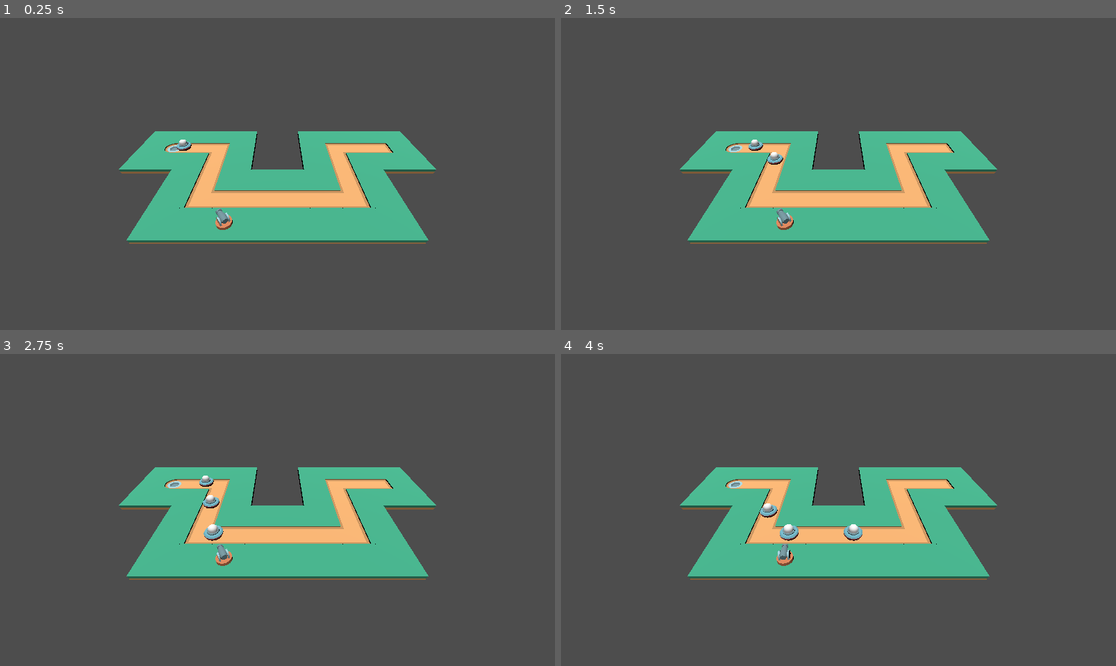
Above: before the commit, frames 1-4 (two rows, left to right).
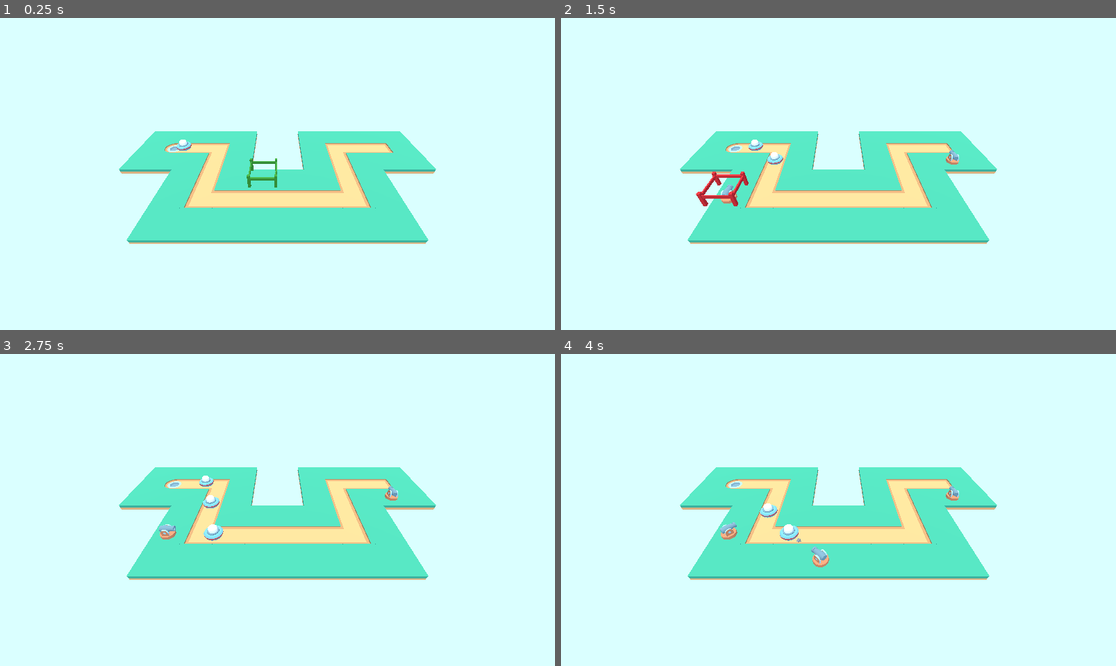
Above: after the commit, the same moments.

Repository: pacotoh/tower-defense
Game: Godot game, scene res://scenes/world.tscn
Same seed, same stepped clock (60 frames per second), same inputs: the game is played once before the commit and once after it.
Inputs (mouse positions are in pixels of both pictures, inside the frame that each line leads up to):
- Up to frame 1 (0.25 s): no input
- Up to frame 2 (1.5 s): move the mouse to (960, 158) at 0.52 s; click (960, 158) at 0.6 s; move the mouse to (727, 189) at 1.27 s; click (727, 189) at 1.35 s
- Up to frame 3 (2.75 s): move the mouse to (333, 441) at 2.02 s; click (333, 441) at 2.1 s
- Up to frame 4 (4 s): move the mouse to (810, 572) at 2.77 s; click (810, 572) at 2.85 s; move the mouse to (1005, 556) at 3.52 s; click (1005, 556) at 3.6 s

The runs differ from the first frame. In frame 1, 100% of the frame differs, in the area x 0-100%, y 0-100%; in frame 2, 100%; in frame 3, 100%; in frame 4, 100%.

Commit message:
Cannon indicator and creation by clicking

Diff:
--- /dev/null
+++ b/assets/materials/green.tres
@@ -0,0 +1,6 @@
+[gd_resource type="StandardMaterial3D" format=3 uid="uid://bmigxqnddinb0"]
+
+[resource]
+albedo_color = Color(0.231466, 0.563672, 0.190499, 1)
+emission = Color(1, 1, 1, 1)
+emission_energy_multiplier = 0.31
--- /dev/null
+++ b/assets/materials/red.tres
@@ -0,0 +1,6 @@
+[gd_resource type="StandardMaterial3D" format=3 uid="uid://b1p6lrnv0gqir"]
+
+[resource]
+albedo_color = Color(0.858833, 0.170576, 0.184046, 1)
+emission = Color(1, 1, 1, 1)
+emission_energy_multiplier = 0.31
--- a/project.godot
+++ b/project.godot
@@ -15,6 +15,18 @@
 config/features=PackedStringArray("4.2", "GL Compatibility")
 config/icon="res://icon.svg"
 
+[autoload]
+
+Global="*res://scripts/global.gd"
+
+[input]
+
+left_click={
+"deadzone": 0.5,
+"events": [Object(InputEventMouseButton,"resource_local_to_scene":false,"resource_name":"","device":-1,"window_id":0,"alt_pressed":false,"shift_pressed":false,"ctrl_pressed":false,"meta_pressed":false,"button_mask":0,"position":Vector2(0, 0),"global_position":Vector2(0, 0),"factor":1.0,"button_index":1,"canceled":false,"pressed":false,"double_click":false,"script":null)
+]
+}
+
 [rendering]
 
 renderer/rendering_method="gl_compatibility"
--- a/scenes/tiles/corner_square_tile.tscn
+++ b/scenes/tiles/corner_square_tile.tscn
@@ -5,7 +5,7 @@
 [sub_resource type="ConcavePolygonShape3D" id="ConcavePolygonShape3D_ps2x8"]
 data = PackedVector3Array(0.5, 0, -0.5, -0.5, 0, 0.5, 0.5, 0, 0.5, -0.5, 0, 0.5, 0.5, 0, -0.5, -0.5, 0, -0.5, 0.5, 0, - …(830 unchanged characters)…
 
-[node name="CornerSquareTile" type="StaticBody3D"]
+[node name="CornerSquareTile" type="StaticBody3D" groups=["Path"]]
 transform = Transform3D(1, 0, 0, 0, 1, 0, 0, 0, 1, 0.5, 0, 0.5)
 
 [node name="CollisionShape3D" type="CollisionShape3D" parent="."]
--- a/scenes/tiles/dirt_tile.tscn
+++ b/scenes/tiles/dirt_tile.tscn
@@ -8,7 +8,7 @@
 [node name="DirtTile" type="StaticBody3D"]
 transform = Transform3D(1, 0, 0, 0, 1, 0, 0, 0, 1, 0.5, 0, 0.5)
 
-[node name="CollisionShape3D" type="CollisionShape3D" parent="."]
+[node name="CollisionShape3D" type="CollisionShape3D" parent="." groups=["Path"]]
 shape = SubResource("ConcavePolygonShape3D_ps2x8")
 
 [node name="Tile" type="MeshInstance3D" parent="."]
--- a/scenes/tiles/end_round_spawn_tile.tscn
+++ b/scenes/tiles/end_round_spawn_tile.tscn
@@ -5,7 +5,7 @@
 [sub_resource type="ConcavePolygonShape3D" id="ConcavePolygonShape3D_ps2x8"]
 data = PackedVector3Array(0.5, 0, -0.5, -0.5, 0, 0.5, 0.5, 0, 0.5, -0.5, 0, 0.5, 0.5, 0, -0.5, -0.5, 0, -0.5, 0.5, 0, - …(830 unchanged characters)…
 
-[node name="EndRoundSpawnTile" type="StaticBody3D"]
+[node name="EndRoundSpawnTile" type="StaticBody3D" groups=["Path"]]
 transform = Transform3D(1, 0, 0, 0, 1, 0, 0, 0, 1, 0.5, 0, 0.5)
 
 [node name="CollisionShape3D" type="CollisionShape3D" parent="."]
--- a/scenes/tiles/end_tile.tscn
+++ b/scenes/tiles/end_tile.tscn
@@ -5,7 +5,7 @@
 [sub_resource type="ConcavePolygonShape3D" id="ConcavePolygonShape3D_ps2x8"]
 data = PackedVector3Array(0.5, 0, -0.5, -0.5, 0, 0.5, 0.5, 0, 0.5, -0.5, 0, 0.5, 0.5, 0, -0.5, -0.5, 0, -0.5, 0.5, 0, - …(830 unchanged characters)…
 
-[node name="EndTile" type="StaticBody3D"]
+[node name="EndTile" type="StaticBody3D" groups=["Path"]]
 transform = Transform3D(1, 0, 0, 0, 1, 0, 0, 0, 1, 0.5, 0, 0.5)
 
 [node name="CollisionShape3D" type="CollisionShape3D" parent="."]
--- a/scenes/tiles/grass_tile.tscn
+++ b/scenes/tiles/grass_tile.tscn
@@ -5,7 +5,7 @@
 [sub_resource type="ConcavePolygonShape3D" id="ConcavePolygonShape3D_ps2x8"]
 data = PackedVector3Array(0.5, 0, -0.5, -0.5, 0, 0.5, 0.5, 0, 0.5, -0.5, 0, 0.5, 0.5, 0, -0.5, -0.5, 0, -0.5, 0.5, 0, - …(830 unchanged characters)…
 
-[node name="GrassTile" type="StaticBody3D"]
+[node name="GrassTile" type="StaticBody3D" groups=["Empty"]]
 transform = Transform3D(1, 0, 0, 0, 1, 0, 0, 0, 1, 0.5, 0, 0.5)
 
 [node name="CollisionShape3D" type="CollisionShape3D" parent="."]
--- a/scenes/tiles/straight_tile.tscn
+++ b/scenes/tiles/straight_tile.tscn
@@ -5,7 +5,7 @@
 [sub_resource type="ConcavePolygonShape3D" id="ConcavePolygonShape3D_ps2x8"]
 data = PackedVector3Array(0.5, 0, -0.5, -0.5, 0, 0.5, 0.5, 0, 0.5, -0.5, 0, 0.5, 0.5, 0, -0.5, -0.5, 0, -0.5, 0.5, 0, - …(830 unchanged characters)…
 
-[node name="StraightTile" type="StaticBody3D"]
+[node name="StraightTile" type="StaticBody3D" groups=["Path"]]
 transform = Transform3D(1, 0, 0, 0, 1, 0, 0, 0, 1, 0.5, 0, 0.5)
 
 [node name="CollisionShape3D" type="CollisionShape3D" parent="."]
--- a/scenes/world.tscn
+++ b/scenes/world.tscn
@@ -6,7 +6,8 @@
 [ext_resource type="PackedScene" uid="uid://j1stoirbnsl6" path="res://scenes/tiles/corner_square_tile.tscn" id="3_khx01"]
 [ext_resource type="PackedScene" uid="uid://7pgk5itma28o" path="res://scenes/tiles/end_tile.tscn" id="4_vaca3"]
 [ext_resource type="PackedScene" uid="uid://cpjouyq5ulpb6" path="res://scenes/tiles/grass_tile.tscn" id="5_fvqit"]
-[ext_resource type="PackedScene" uid="uid://b3rdfj4s88wkc" path="res://scenes/cannon.tscn" id="7_ysf73"]
+[ext_resource type="ArrayMesh" uid="uid://ba3xd62qv6u0h" path="res://assets/models/woodStructure.obj" id="7_0b883"]
+[ext_resource type="Material" uid="uid://b1p6lrnv0gqir" path="res://assets/materials/red.tres" id="8_3kvij"]
 
 [sub_resource type="Curve3D" id="Curve3D_hsi3g"]
 _data = {
@@ -15,8 +16,14 @@
 }
 point_count = 6
 
+[sub_resource type="Environment" id="Environment_3bp4h"]
+background_mode = 1
+background_color = Color(0.54696, 0.712376, 0.831412, 1)
+background_energy_multiplier = 1.3
+
 [node name="World" type="Node3D"]
 script = ExtResource("1_370mp")
+env_color = Color(0.659032, 0.773884, 0.911324, 1)
 
 [node name="PathTiles" type="Node" parent="."]
 
@@ -195,7 +202,12 @@
 [node name="DirectionalLight3D" type="DirectionalLight3D" parent="."]
 transform = Transform3D(1, 0, 0, 0, 0.134972, 0.990849, 0, -0.990849, 0.134972, 3.55068, 8.70114, -2.21765)
 
-[node name="Cannon" parent="." instance=ExtResource("7_ysf73")]
-transform = Transform3D(1, 0, 1.74846e-07, 0, 1, 0, -1.74846e-07, 0, 1, 1.5, 0.25, -0.5)
+[node name="WorldEnvironment" type="WorldEnvironment" parent="."]
+environment = SubResource("Environment_3bp4h")
+
+[node name="Indicator" type="MeshInstance3D" parent="."]
+transform = Transform3D(1, 0, 0, 0, 1, 0, 0, 0, 1, 2.5, 0.2, -0.5)
+mesh = ExtResource("7_0b883")
+surface_material_override/0 = ExtResource("8_3kvij")
 
 [connection signal="timeout" from="SpawnTimer" to="." method="_on_spawn_timer_timeout"]
--- a/scripts/bullet.gd
+++ b/scripts/bullet.gd
@@ -5,7 +5,7 @@
 var speed: int = 10
 var bullet_damage: int
 
-func _physics_process(delta: float) -> void:
+func _physics_process(_delta: float) -> void:
 	if is_instance_valid(target):
 		velocity = global_position.direction_to(target.global_position) * speed
 		look_at(target.global_position)
--- a/scripts/cannon.gd
+++ b/scripts/cannon.gd
@@ -5,6 +5,7 @@
 var current_targets: Array = []
 var current: CharacterBody3D
 var can_shoot: bool = true
+const SMOOTH_SPEED: float = .05
 
 
 # Called when the node enters the scene tree for the first time.
@@ -46,14 +47,12 @@
 	if body.is_in_group("Enemy"):
 		current_targets.append(body)
 		choose_target(current_targets)
-		print("ENTERED: ", current)
 
 
 func _on_mob_detector_body_exited(body):
 	if body.is_in_group("Enemy"):
 		current_targets.erase(body)
 		choose_target(current_targets)
-		print("EXITED: ", current)
 
 
 func _on_shooting_cooldown_timeout():
--- a/scripts/enemy.gd
+++ b/scripts/enemy.gd
@@ -7,12 +7,19 @@
 
 func _physics_process(delta: float):
 	path.set_progress(path.get_progress() + speed * delta)
+	if path.get_progress_ratio() >= 0.99:
+		Global.health -= 20
+		death()
 
-	if path.get_progress_ratio() >= 1:
-		path.queue_free()
 
 func take_damage(damage: int) -> void:
 	health -= damage
 
 	if health <= 0:
-		queue_free()
+		Global.money += 50
+		death()
+
+
+func death() -> void:
+	Global.enemies_alive -= 1
+	path.queue_free()
--- /dev/null
+++ b/scripts/global.gd
@@ -0,0 +1,14 @@
+extends Node
+
+
+var health: int = 100
+var money: int = 250
+var wave: int = 0
+var enemies_alive: int = 0
+
+
+func reset() -> void:
+	health = 100
+	money = 250
+	wave = 0
+	enemies_alive = 0
--- a/scripts/world.gd
+++ b/scripts/world.gd
@@ -1,12 +1,48 @@
 extends Node3D
 
 @onready var enemy: PackedScene = preload("res://scenes/enemy.tscn")
+@onready var cannon: PackedScene = preload("res://scenes/cannon.tscn")
+@onready var cam: Camera3D = $Camera3D
+@onready var indicator: MeshInstance3D = $Indicator
+@export var env_color: Color
+
 var enemies_to_spawn: int = 3
 var can_spawn: bool = true
 
 
 func _process(_delta: float):
+	$WorldEnvironment.environment.background_color = env_color
+	handle_player_controls()
 	game_manager()
+
+
+func handle_player_controls() -> void:
+	var space_state: PhysicsDirectSpaceState3D = get_world_3d().direct_space_state
+	var mouse_pos: Vector2 = get_viewport().get_mouse_position()
+
+	# raycast creation
+	var origin: Vector3 = cam.project_ray_origin(mouse_pos)
+	var end: Vector3 = origin + cam.project_ray_normal(mouse_pos) * 100
+	var raycast: PhysicsRayQueryParameters3D = PhysicsRayQueryParameters3D.create(origin, end)
+	raycast.collide_with_bodies = true
+
+	var ray_result: Dictionary = space_state.intersect_ray(raycast)
+
+	if ray_result.size() > 0:
+		indicator.visible = true
+		var collider: CollisionObject3D = ray_result.get("collider")
+		indicator.global_position = collider.global_position + Vector3(0, 0.2, 0)
+		if collider.is_in_group("Empty"):
+			indicator.set_surface_override_material(0, load("res://assets/materials/green.tres"))
+			if Input.is_action_just_pressed("left_click"):
+				# cannon instance
+				var temp_cannon: StaticBody3D = cannon.instantiate()
+				add_child(temp_cannon)
+				temp_cannon.global_position = indicator.global_position
+		else:
+			indicator.set_surface_override_material(0, load("res://assets/materials/red.tres"))
+	else:
+		indicator.visible = false
 
 
 func game_manager() -> void:
Not shown: 1 places in scenes/world.tscn that only renumber resources
